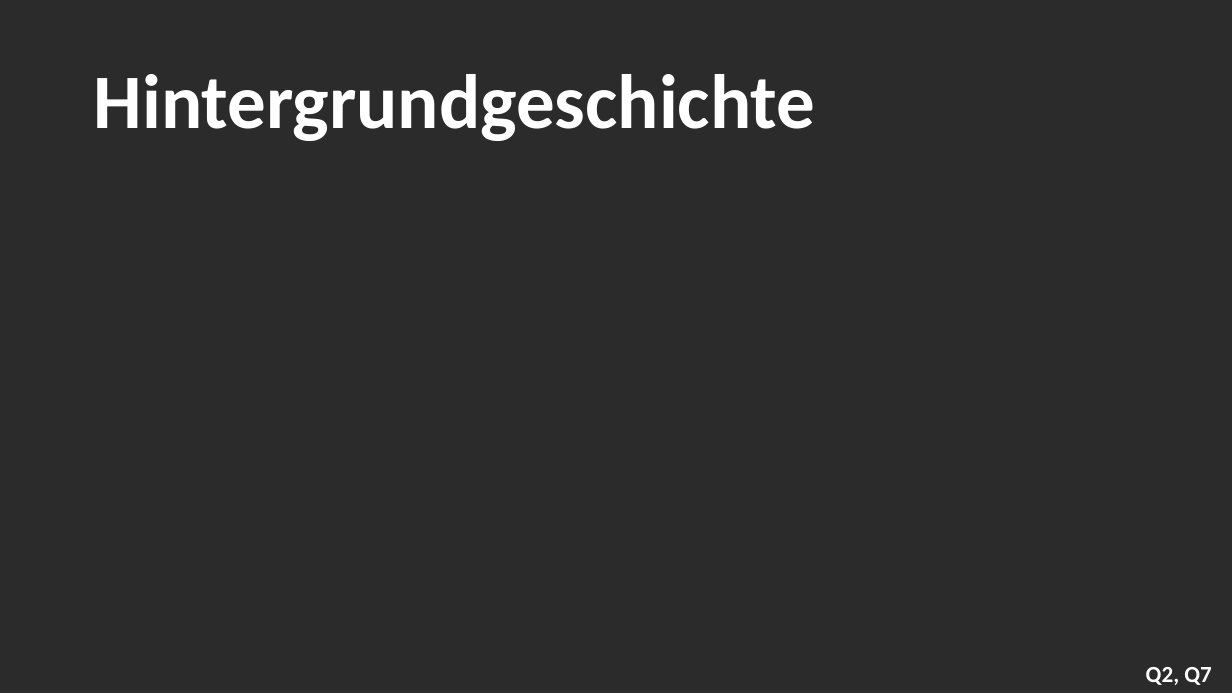
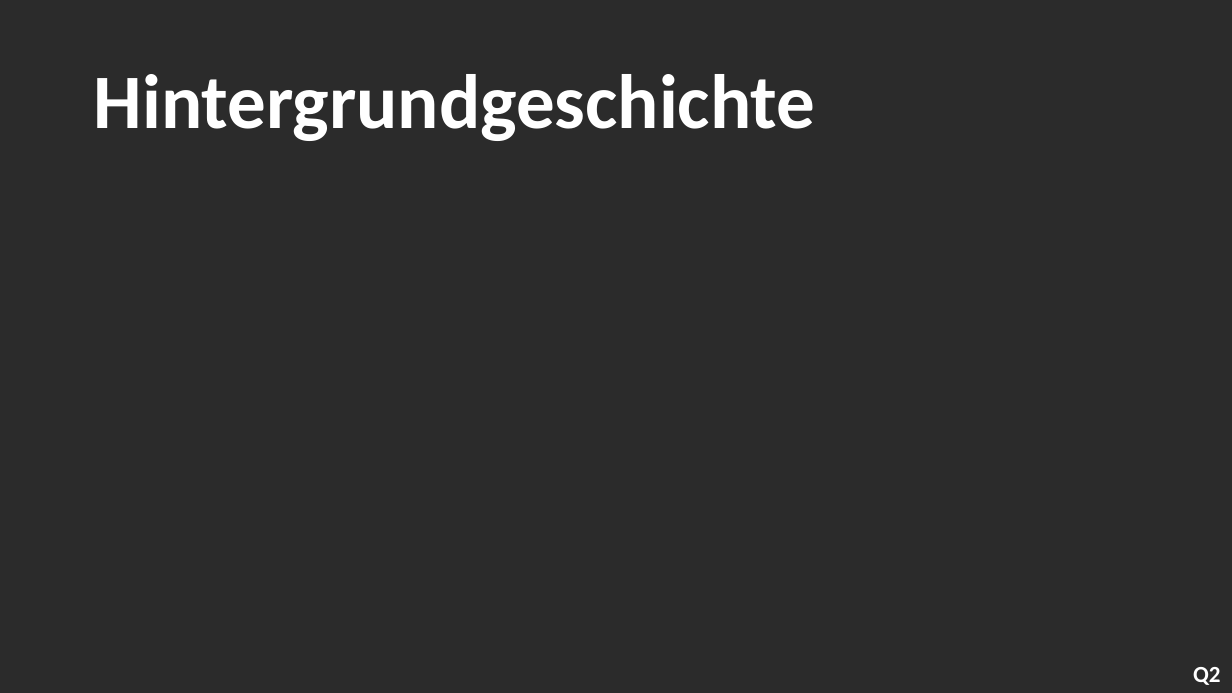
Before and after one commit to AH1M1-Org/School, a slide deck: slide 5 of Gesellschaftslehre/001_Gesellschaftlehre_Wochenbericht.pptx. Drawn at 1232x693 pixels with LibreOffice and Linux fonts; fonts in the diff are those of the drawing; grey boxes stand for pictures; background and template pictures are left out; a plain dark background stands for a picture behind light text. Boxes give left, top, right and bottom in pixels: in the first picture for what was removed or moved away, otherwise in the second. Text is boxed around its words. In the diff, an @@ line names an element or a change of style, - is before the commit and + after.

```diff
--- a/Gesellschaftslehre/001_Gesellschaftlehre_Wochenbericht.pptx
+++ b/Gesellschaftslehre/001_Gesellschaftlehre_Wochenbericht.pptx
@@ text at (1193,667,1221,685): text changed @@
-Q2, Q7
+Q2
```
Also in this commit, not shown: 6 other slides changed, 5 slides added, 3 slides removed.
